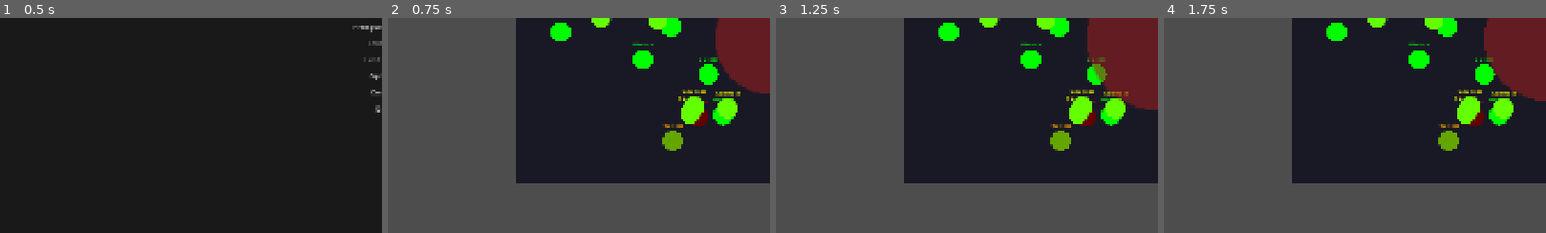
Above: before the commit, frames 1-4 (left to right).
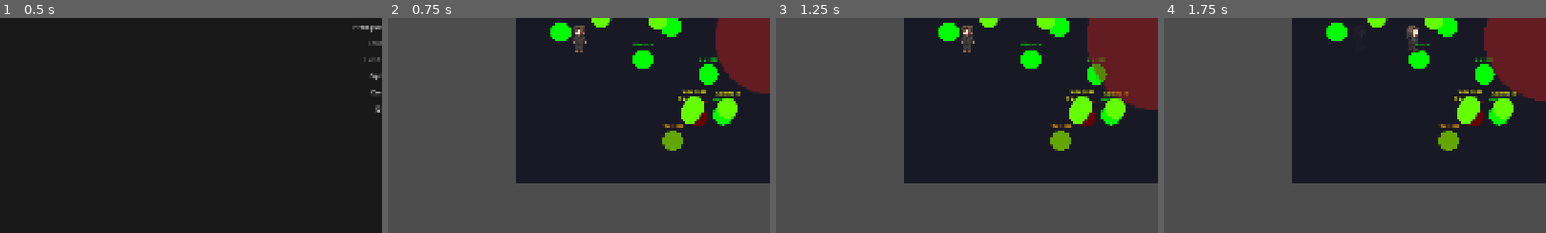
Above: after the commit, the same moments.

Repository: liup215/UnchartedLife
Game: Godot game, scene res://ui/main_menu/main_menu.tscn
Same seed, same stepped clock (60 frames per second), same inputs: the game is played once before the commit and once after it. The engine's default icon, where the game draws it, is replaced by a stand-in: a white triangle on a blue panel in a dark square.
Inputs (mouse positions are % of the whole screen's width and height, from its top left):
- Up to frame 1 (0.5 s): no input
- Up to frame 2 (0.75 s): click "Prologue (Tutorial)" at 0.5 s
- Up to frame 3 (1.25 s): no input
- Up to frame 4 (1.75 s): tap Enter (ui_accept) at 1.25, 1.52 s; move the mouse to (72, 45) at 1.27 s; hold D (turn_right) from 1.28 s (still down); tap Space (dodge) at 1.35 s; click (72, 45) at 1.42 s
The pictures show only the part of the screen within x 0-50%, y 45-95%; the shares and areas given below are measured in that part.

Frame 1 is identical in both runs. In frame 2, 0.3% of the frame differs, in the area x 48-52%, y 3-16%; in frame 3, 0.3%; in frame 4, 0.3%.

Commit message:
Update dialogue resources and prologue scene configuration

Diff:
--- a/data/dialogue/sample_intro.tres
+++ b/data/dialogue/sample_intro.tres
@@ -14,15 +14,6 @@
 text = "Hello, this is the first dialogue."
 text_key = "first_dialogure"
 portrait = ExtResource("3_47pyr")
-mood = ""
-voice_sfx = null
-auto_advance = false
-typing_speed = 0.03
-enable_tts = false
-tts_voice_id = ""
-tts_rate = 1.0
-tts_pitch = 1.0
-tts_volume = 1.0
 metadata/_custom_type_script = "uid://5w1msyl1gvxy"
 
 [sub_resource type="Resource" id="Resource_jr7x8"]
@@ -33,15 +24,6 @@
 text = "Hello, nice to meet you!"
 text_key = "hello"
 portrait = ExtResource("6")
-mood = ""
-voice_sfx = null
-auto_advance = false
-typing_speed = 0.03
-enable_tts = false
-tts_voice_id = ""
-tts_rate = 1.0
-tts_pitch = 1.0
-tts_volume = 1.0
 metadata/_custom_type_script = "uid://5w1msyl1gvxy"
 
 [resource]
--- a/data/dialogue/sample_more.tres
+++ b/data/dialogue/sample_more.tres
@@ -14,15 +14,6 @@
 text = "Hi"
 text_key = "Hi"
 portrait = ExtResource("3_knc6n")
-mood = ""
-voice_sfx = null
-auto_advance = false
-typing_speed = 0.03
-enable_tts = false
-tts_voice_id = ""
-tts_rate = 1.0
-tts_pitch = 1.0
-tts_volume = 1.0
 metadata/_custom_type_script = "uid://5w1msyl1gvxy"
 
 [sub_resource type="Resource" id="Resource_5b1hw"]
@@ -33,15 +24,6 @@
 text = "I'm a weapon"
 text_key = "Weapono"
 portrait = ExtResource("4_olu4h")
-mood = ""
-voice_sfx = null
-auto_advance = false
-typing_speed = 0.03
-enable_tts = false
-tts_voice_id = ""
-tts_rate = 1.0
-tts_pitch = 1.0
-tts_volume = 1.0
 metadata/_custom_type_script = "uid://5w1msyl1gvxy"
 
 [resource]
--- a/data/dialogue/tts_demo.tres
+++ b/data/dialogue/tts_demo.tres
@@ -1,41 +1,26 @@
-[gd_resource type="Resource" script_class="DialogueData" load_steps=6 format=3 uid="uid://bxyw7v5h3m1pq"]
+[gd_resource type="Resource" script_class="DialogueData" load_steps=7 format=3 uid="uid://bxyw7v5h3m1pq"]
 
-[ext_resource type="Script" path="res://data/definitions/dialogue/dialogue_data.gd" id="1"]
-[ext_resource type="Script" path="res://data/definitions/dialogue/dialogue_line_data.gd" id="2"]
+[ext_resource type="Script" uid="uid://eienoun3on3w" path="res://data/definitions/dialogue/dialogue_data.gd" id="1"]
+[ext_resource type="Script" uid="uid://bxccdm3w6mv41" path="res://data/definitions/dialogue/dialogue_choice_data.gd" id="1_54irw"]
+[ext_resource type="Script" uid="uid://5w1msyl1gvxy" path="res://data/definitions/dialogue/dialogue_line_data.gd" id="2"]
 [ext_resource type="Texture2D" uid="uid://df6ywaepewvs1" path="res://icon.svg" id="3"]
 
 [sub_resource type="Resource" id="Resource_line1"]
 script = ExtResource("2")
 speaker_id = "Scientist"
 speaker_name = "Dr. Cell"
-speaker_name_key = ""
 text = "Welcome to the world of biology! Let me explain how cells work."
-text_key = ""
 portrait = ExtResource("3")
-mood = ""
-voice_sfx = null
-auto_advance = false
-typing_speed = 0.03
 enable_tts = true
-tts_voice_id = ""
-tts_rate = 1.0
-tts_pitch = 1.0
 tts_volume = 0.8
 
 [sub_resource type="Resource" id="Resource_line2"]
 script = ExtResource("2")
 speaker_id = "Scientist"
 speaker_name = "Dr. Cell"
-speaker_name_key = ""
 text = "This is a demonstration of text-to-speech in the dialogue system. The voice will read this text aloud."
-text_key = ""
 portrait = ExtResource("3")
-mood = ""
-voice_sfx = null
-auto_advance = false
-typing_speed = 0.03
 enable_tts = true
-tts_voice_id = ""
 tts_rate = 1.2
 tts_pitch = 1.1
 tts_volume = 0.9
@@ -44,7 +29,3 @@
 script = ExtResource("1")
 id = "tts_demo"
 lines = Array[ExtResource("2")]([SubResource("Resource_line1"), SubResource("Resource_line2")])
-choices = []
-typing_speed = 0.03
-can_skip = true
-metadata = {}
--- a/scenes/story/prologue/prologue_game.tscn
+++ b/scenes/story/prologue/prologue_game.tscn
@@ -1,9 +1,10 @@
-[gd_scene load_steps=5 format=3 uid="uid://bx7k9n2mpl4qw"]
+[gd_scene load_steps=6 format=3 uid="uid://dgbyydsllrnai"]
 
-[ext_resource type="Script" path="res://features/prologue/prologue_game.gd" id="1_game"]
-[ext_resource type="PackedScene" uid="uid://c5y8qhml9dkj2" path="res://features/prologue/target_cell.tscn" id="2_cell"]
+[ext_resource type="Script" uid="uid://dxt57l68xsdk2" path="res://features/prologue/prologue_game.gd" id="1_game"]
+[ext_resource type="PackedScene" uid="uid://c5y8qhmmadkj2" path="res://features/prologue/target_cell.tscn" id="2_cell"]
 [ext_resource type="PackedScene" uid="uid://dbscgytmkqyn7" path="res://features/player/player.tscn" id="3_player"]
-[ext_resource type="PackedScene" uid="uid://d3p8yqr9fkl5n" path="res://ui/prologue/prologue_ui.tscn" id="4_ui"]
+[ext_resource type="Resource" uid="uid://bdo2suynn7vlm" path="res://data/actors/player/player_data.tres" id="4_jlky6"]
+[ext_resource type="PackedScene" uid="uid://d3p8yqsafkl5n" path="res://ui/prologue/prologue_ui.tscn" id="4_ui"]
 
 [node name="PrologueGame" type="Node2D"]
 script = ExtResource("1_game")
@@ -24,6 +25,7 @@
 
 [node name="Player" parent="." instance=ExtResource("3_player")]
 position = Vector2(200, 450)
+actor_data = ExtResource("4_jlky6")
 
 [node name="UI" type="CanvasLayer" parent="."]
 
Not shown, changed: assets/sprites/cell_sprite.png.import
Not shown, changed: assets/sprites/molecules/molecule_circle.png.import
